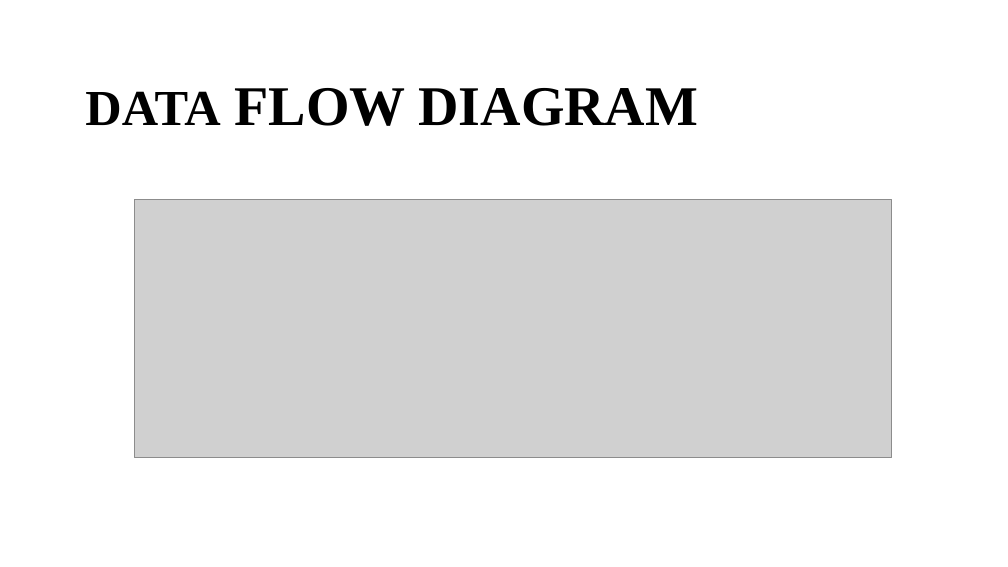
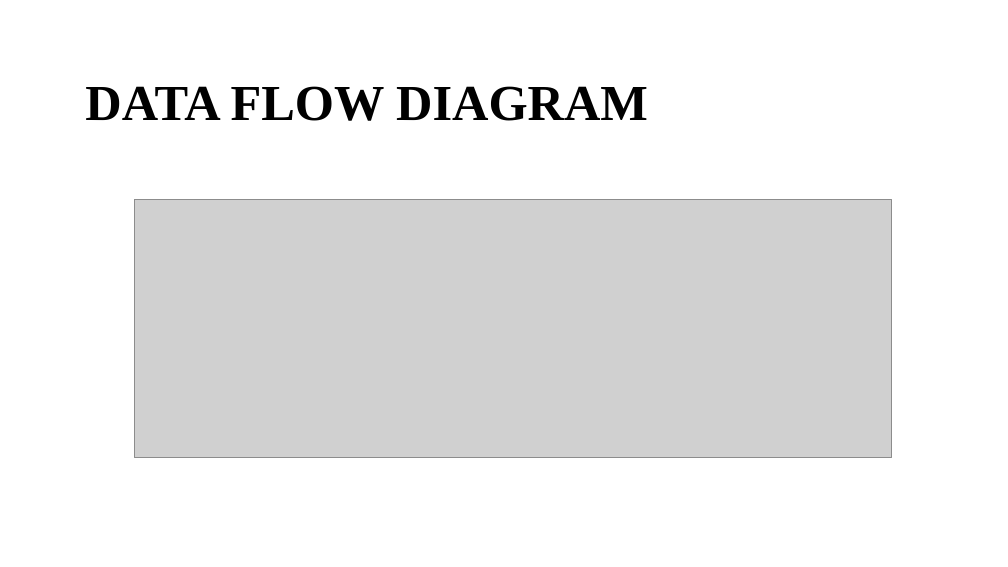
Before and after one commit to imakathuria/Examination-System-PPT, a slide deck: slide 18 of Git_Major.pptx. Drawn at 1008x567 pixels with LibreOffice and Linux fonts; fonts in the diff are those of the drawing; grey boxes stand for pictures. Boxes give left, top, right and bottom in pixels: in the first picture for what was removed or moved away, otherwise in the second. Text is boxed around its words. In the diff, an @@ line names an element or a change of style, - is before the commit and + after.

```diff
--- a/Git_Major.pptx
+++ b/Git_Major.pptx
@@ text "DATA FLOW DIAGRAM" at (85, 86, 648, 121): size 40 to 36 pt in "FLOW DIAGRAM" @@
```
Also in this commit, not shown: 5 other slides changed.
